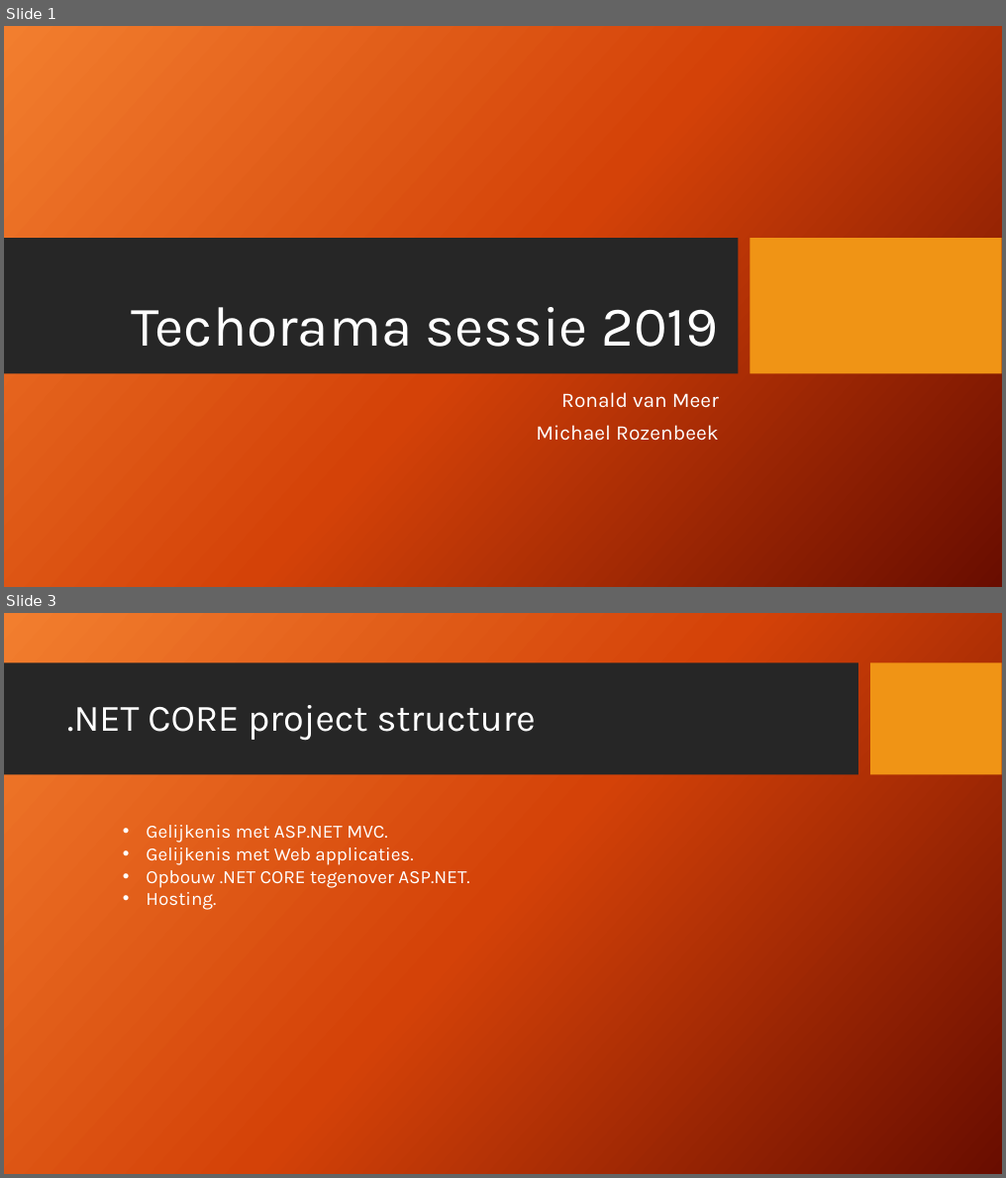
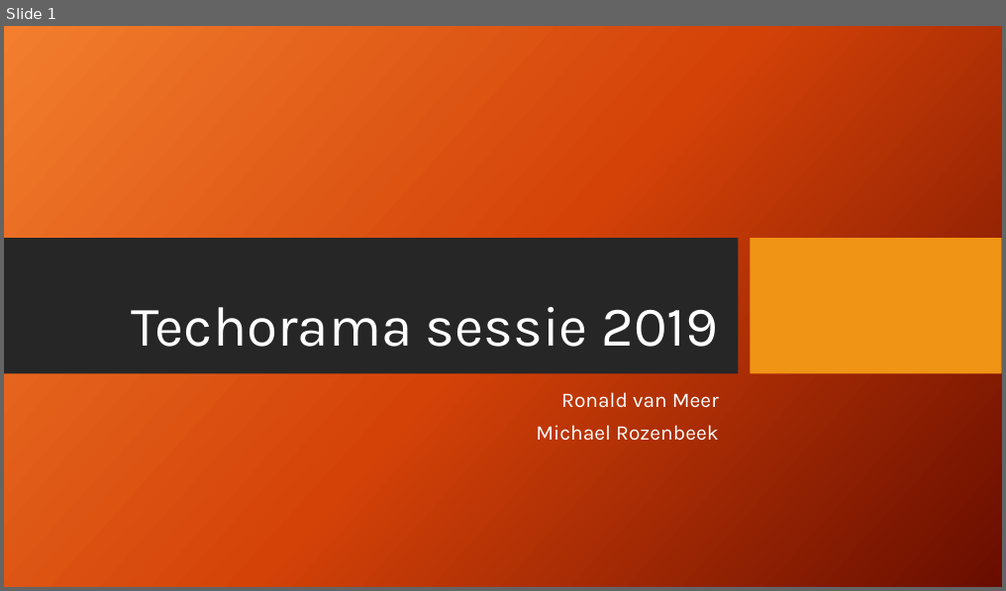
Before and after one commit to mrozenbeek/TechoramaSessie2019, a slide deck: Presentation/Techorama sessie 2019_RoMe.pptx. Shown one above the other, each under a label of ours: slides 1 and 3 before the commit, slide 1 after it; the slides between them are not shown. The pictures are 1006x1178 and 1006x591 pixels, drawn with LibreOffice and Linux fonts; fonts in the diff are those of the drawing; background and template pictures are left out. Boxes give left, top, right and bottom in pixels: in the first picture for what was removed or moved away, otherwise in the second. Text is boxed around its words. In the diff, an @@ line names an element or a change of style, - is before the commit and + after.

```diff
--- a/Presentation/Techorama sessie 2019_RoMe.pptx
+++ b/Presentation/Techorama sessie 2019_RoMe.pptx
@@ slide 3 removed at box(4, 613, 1002, 1174), background picture (left out) @@
@@ rectangle removed at box(4, 663, 858, 775) @@
@@ rectangle removed at box(871, 663, 1002, 775) @@
@@ title removed at box(67, 705, 536, 740) @@
-.NET CORE project structure
@@ text removed at box(146, 825, 469, 910) @@
-• Gelijkenis met ASP.NET MVC.
-• Gelijkenis met Web applicaties.
-• Opbouw .NET CORE tegenover ASP.NET.
-• Hosting.
```
Also in this commit, not shown: 3 slides changed, 1 slide added, 5 other slides removed, 14 other files.
